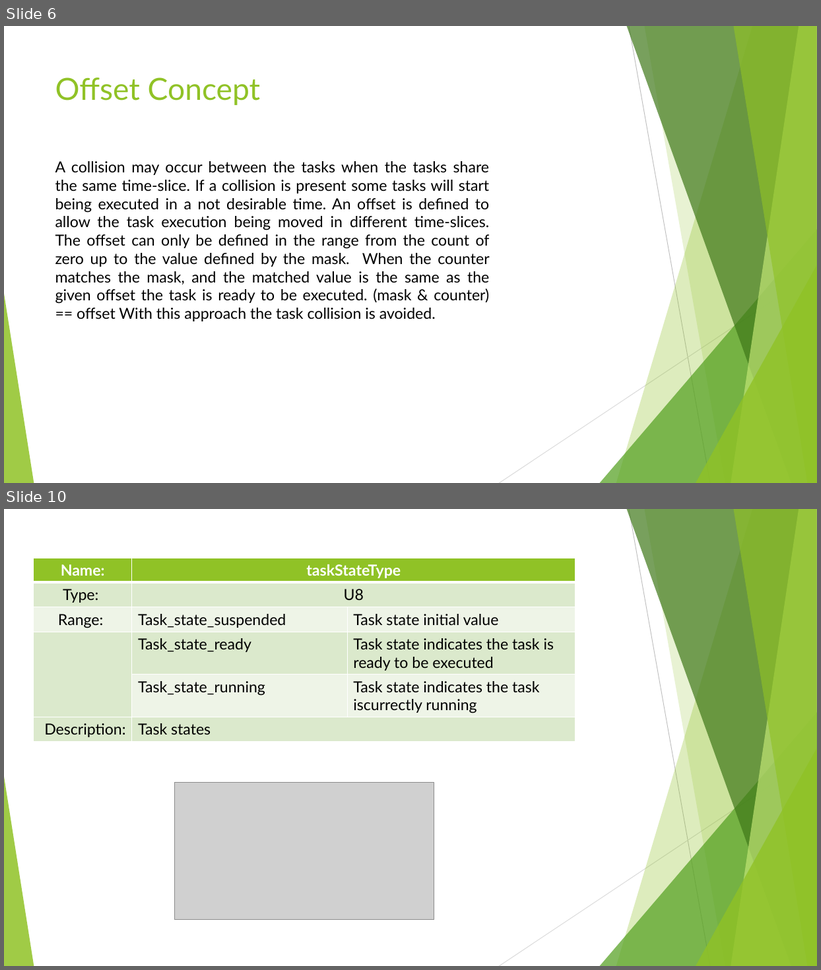
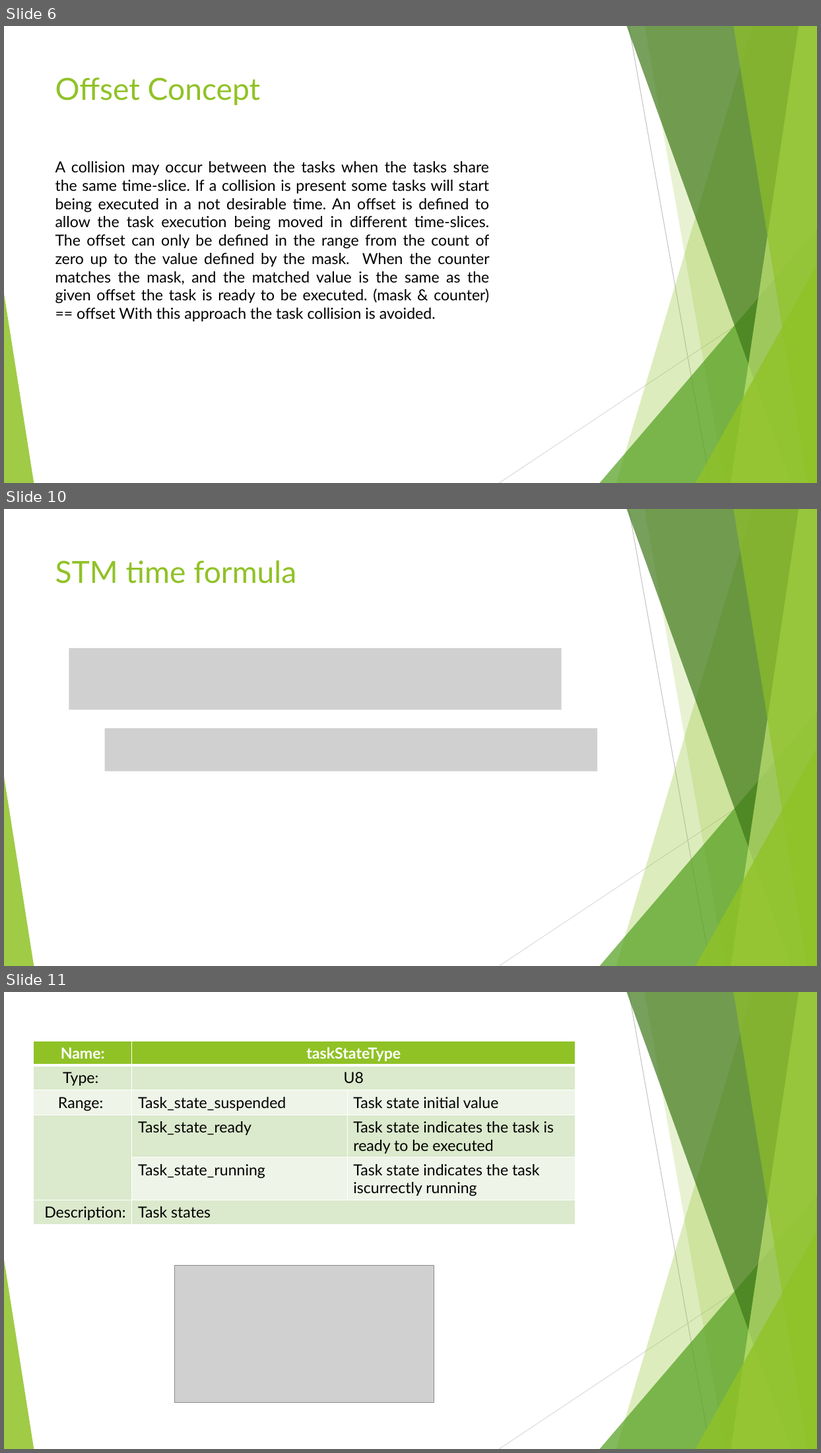
Before and after one commit to DavidDiaz0099/scheduler, a slide deck: Scheduler Module.pptx. Shown one above the other, each under a label of ours: slides 6 and 10 before the commit, slides 6, 10 and 11 after it; the slides between them are not shown. The pictures are 821x970 and 821x1453 pixels, drawn with LibreOffice and Linux fonts; fonts in the diff are those of the drawing; grey boxes stand for pictures. Boxes give left, top, right and bottom in pixels: in the first picture for what was removed or moved away, otherwise in the second. Text is boxed around its words. In the diff, an @@ line names an element or a change of style, - is before the commit and + after.

```diff
--- a/Scheduler Module.pptx
+++ b/Scheduler Module.pptx
@@ slide 10 added at box(4, 509, 817, 966), background #FFFFFF; not listed: 10 template elements that a slide beside it also shows @@
@@ title added at box(55, 560, 296, 584), 36 pt, text #90C226 @@
+STM time formula
@@ picture added at box(69, 648, 562, 710) @@
@@ picture added at box(104, 729, 597, 772) @@
@@ what was slide 10 is now slide 11 @@
```
Also in this commit, not shown: 6 slides changed, 6 other slides added, 1 other file.
